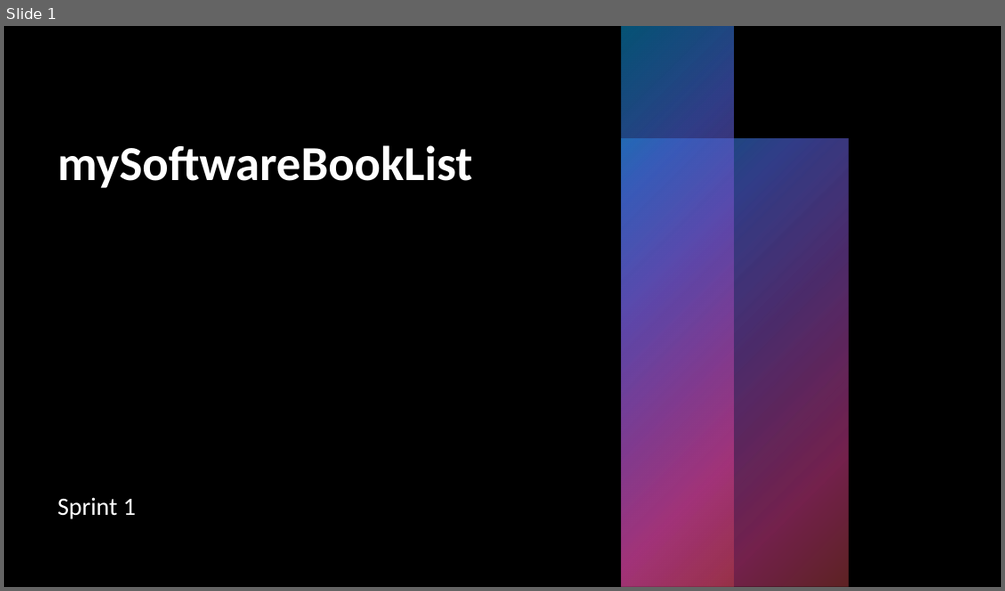
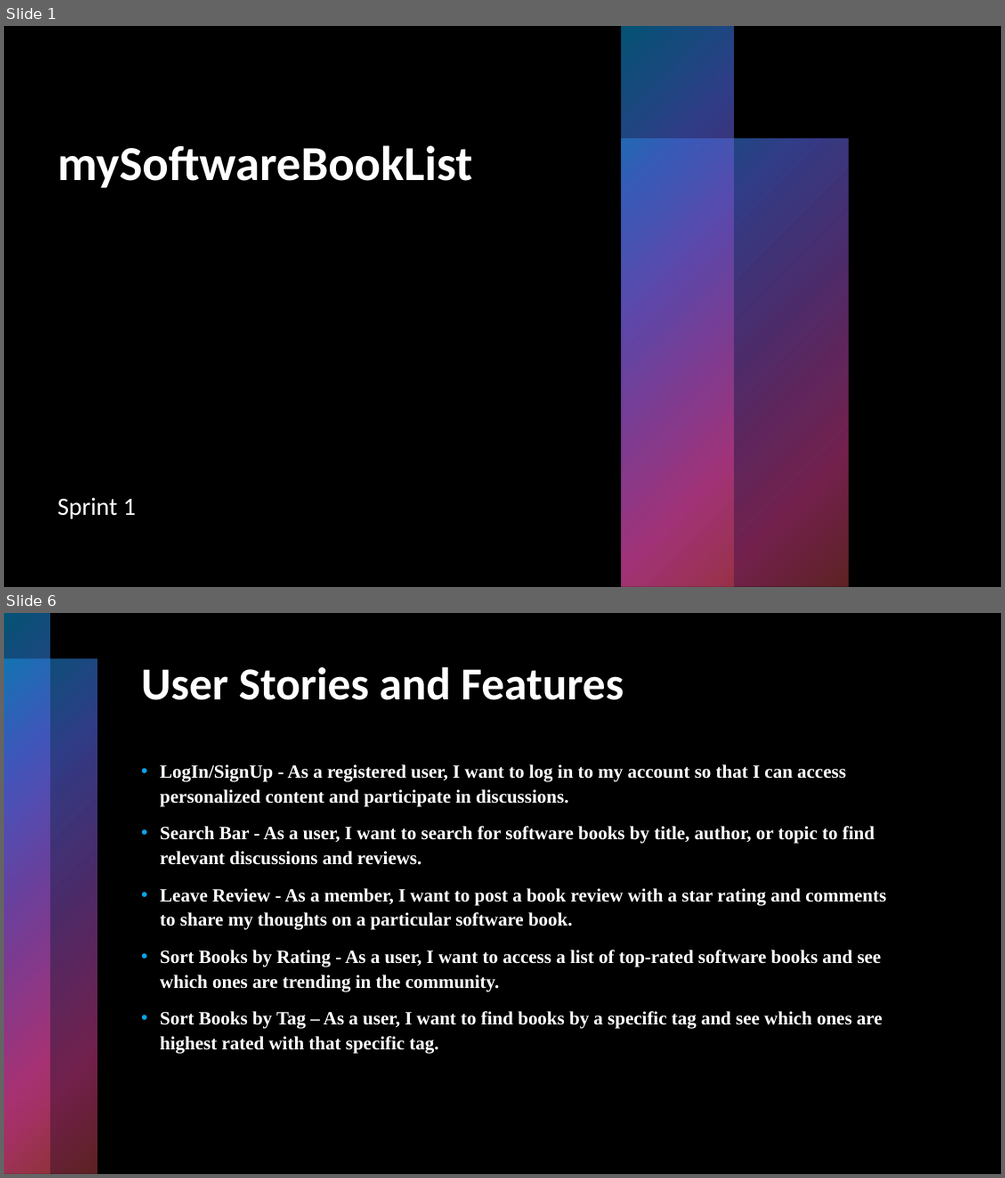
Before and after one commit to TouC001/group-project, a slide deck: documents/SoftwareBookList_Sprint_1_Presentation.pptx. Shown one above the other, each under a label of ours: slide 1 before the commit, slides 1 and 6 after it; the slides between them are not shown. The pictures are 1005x591 and 1005x1178 pixels, drawn with LibreOffice and Linux fonts; fonts in the diff are those of the drawing; background and template pictures are left out. Boxes give left, top, right and bottom in pixels: in the first picture for what was removed or moved away, otherwise in the second. Text is boxed around its words. In the diff, an @@ line names an element or a change of style, - is before the commit and + after.

```diff
--- a/documents/SoftwareBookList_Sprint_1_Presentation.pptx
+++ b/documents/SoftwareBookList_Sprint_1_Presentation.pptx
@@ slide 6 added at [4,613,1001,1174], background #000000 @@
@@ rectangle added at [4,613,50,1174], fill gradient #0BA5E8 to #5066E1 to #894EC0 to #E54196 to #BE4449 @@
@@ rectangle added at [4,659,97,1174], fill gradient #0BA5E8 to #5066E1 to #894EC0 to #E54196 to #BE4449 @@
@@ title added at [141,667,623,700], 44 pt, text #FFFFFF, bold @@
+User Stories and Features
@@ text added at [160,764,886,1054], 18 pt, text #FFFFFF, bold @@
+• LogIn/SignUp - As a registered user, I want to log in to my account so that I can access personalized content and participate in discussions.
+• Search Bar - As a user, I want to search for software books by title, author, or topic to find relevant discussions and reviews.
+• Leave Review - As a member, I want to post a book review with a star rating and comments to share my thoughts on a particular software book.
+• Sort Books by Rating - As a user, I want to access a list of top-rated software books and see which ones are trending in the community.
+• Sort Books by Tag – As a user, I want to find books by a specific tag and see which ones are highest rated with that specific tag.
```
Also in this commit, not shown: 1 slide changed, 4 other slides added, 3 other files.
